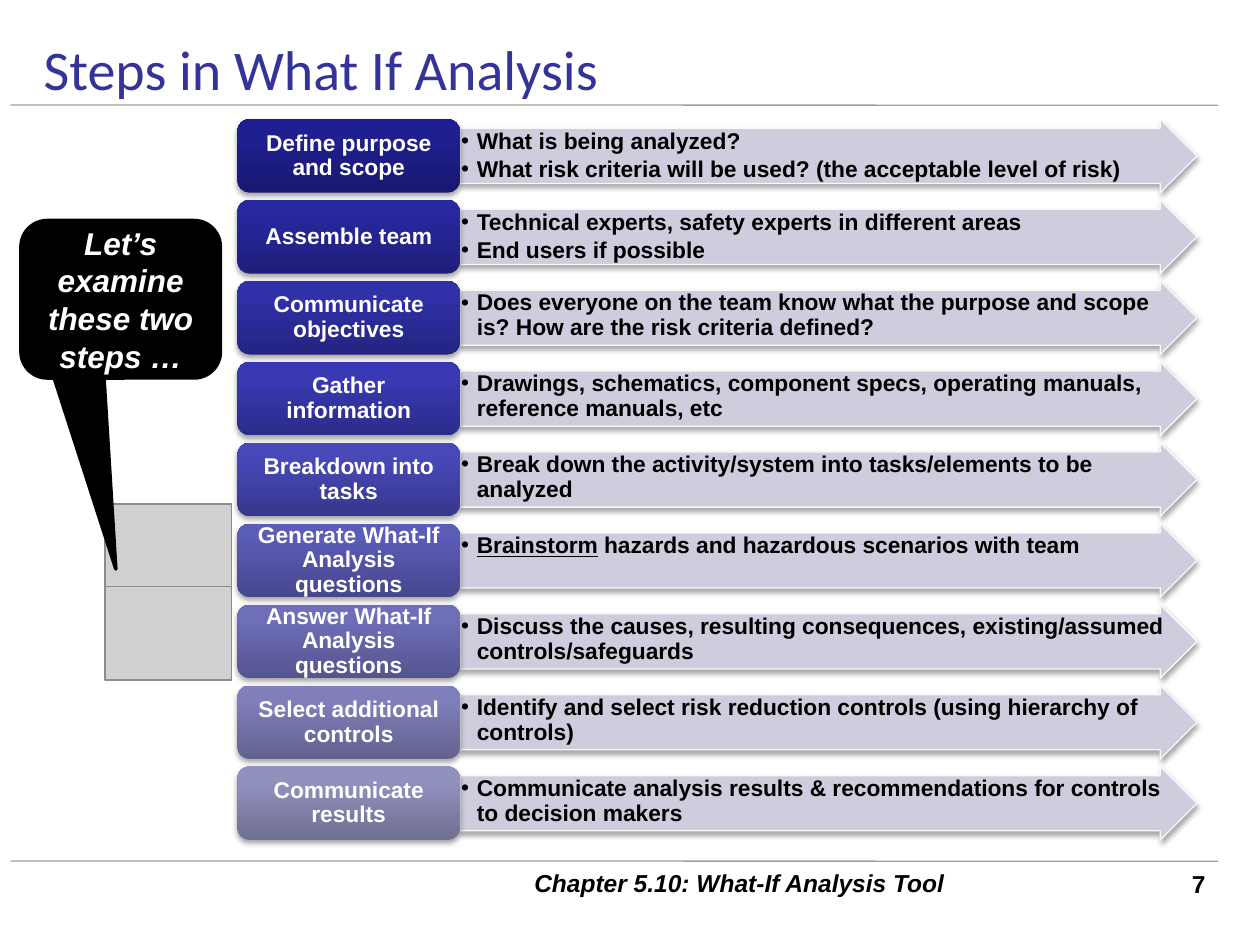
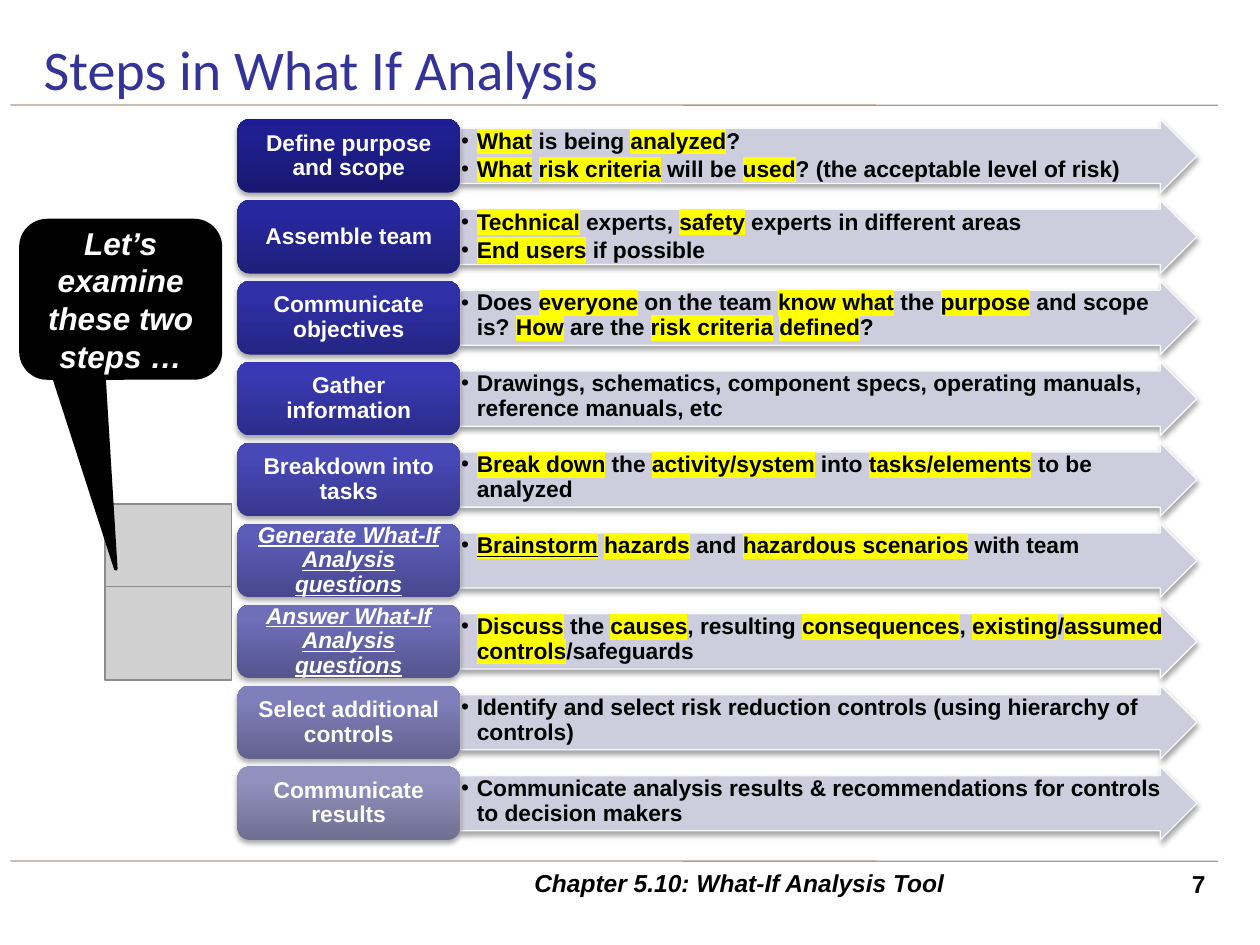
Before and after one commit to Dekr0/ENGG-404, a slide deck: slide 7 of Lecture PPTs - Students/28 Ch5.10 WhatIf Analysis v20210524 SV.pptx. Drawn at 1260x945 pixels with LibreOffice and Linux fonts; fonts in the diff are those of the drawing; grey boxes stand for pictures; background and template pictures are left out. Boxes give left, top, right and bottom in pixels: in the first picture for what was removed or moved away, otherwise in the second. Text is boxed around its words. In the diff, an @@ line names an element or a change of style, - is before the commit and + after.

```diff
--- a/Lecture PPTs - Students/28 Ch5.10 WhatIf Analysis v20210524 SV.pptx
+++ b/Lecture PPTs - Students/28 Ch5.10 WhatIf Analysis v20210524 SV.pptx
@@ freeform shape "What is being analyzed?" at box(460, 120, 1197, 193): highlight none to #FFFF00 in "What analyzed?", "What risk criteria used?" @@
@@ freeform shape "Technical experts, safety experts in ..." at box(460, 200, 1197, 273): highlight none to #FFFF00 in "Technical safety", "End users" @@
@@ freeform shape "Does everyone on the team ..." at box(460, 281, 1197, 354): highlight none to #FFFF00 in "everyone know what purpose How risk criteria ..." @@
@@ freeform shape "Break down the activity/system into ..." at box(460, 442, 1197, 515): highlight none to #FFFF00 in "Break down activity/system tasks/elements" @@
@@ freeform shape "Generate What-If Analysis questions" at box(237, 524, 460, 597): italic on, underline on @@
@@ freeform shape "Brainstorm hazards and hazardous scenarios ..." at box(460, 524, 1197, 597): highlight none to #FFFF00 in "Brainstorm hazards hazardous scenarios" @@
@@ freeform shape "Answer What-If Analysis questions" at box(237, 605, 460, 678): italic on, underline on @@
@@ freeform shape "Discuss the causes, resulting consequences, ..." at box(460, 605, 1197, 678): highlight none to #FFFF00 in "Discuss causes, consequences, existing/assumed controls/safe ..." @@
```
Also in this commit, not shown: 10 other slides changed, 21 other files.
